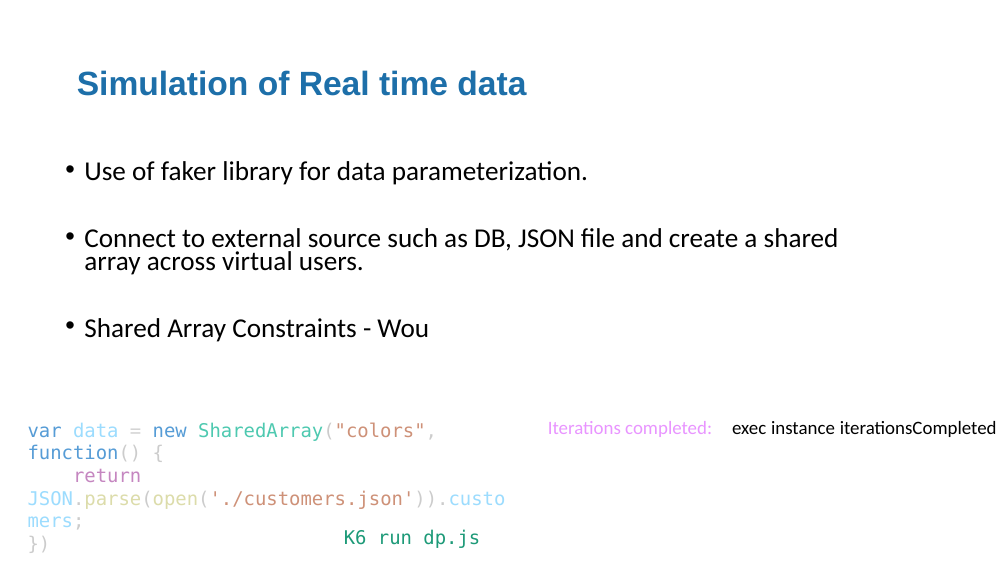
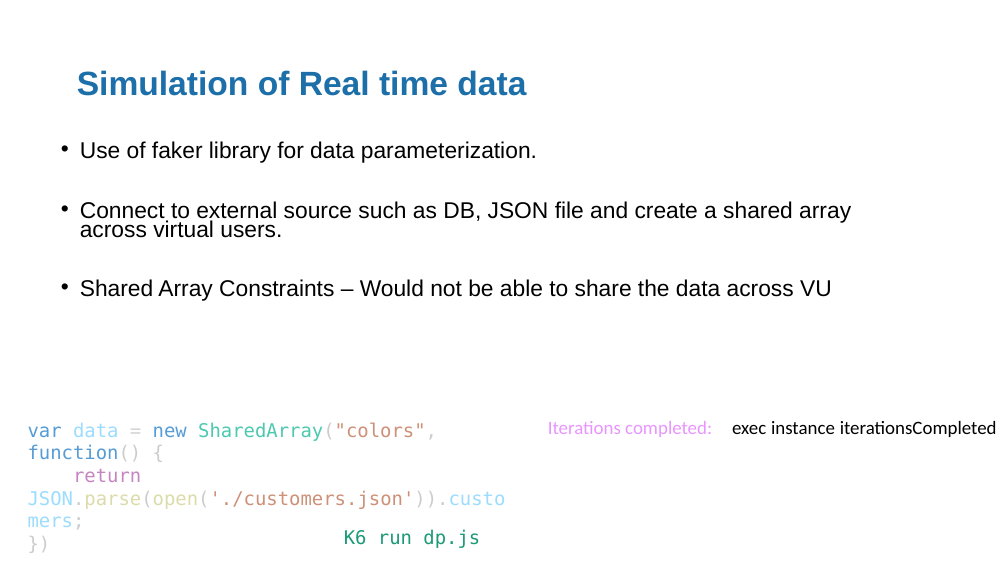
Before and after one commit to sreelakshminarayanan/k6-primer, a slide deck: slide 5 of K6 Performance Testing.pptx. Drawn at 1008x567 pixels with LibreOffice and Linux fonts; fonts in the diff are those of the drawing. Boxes give left, top, right and bottom in pixels: in the first picture for what was removed or moved away, otherwise in the second. Text is boxed around its words. In the diff, an @@ line names an element or a change of style, - is before the commit and + after.

```diff
--- a/K6 Performance Testing.pptx
+++ b/K6 Performance Testing.pptx
@@ text "Use of faker library for ...": place and size @@
-text "Use of faker library for ..." at (84,161,839,342)
+text "Use of faker library for ..." at (80,141,851,301)
@@ text at (80,141,851,238): size 25.9 to 21.7 pt, font Calibri to Arial in "Use of faker library for data parameterization.", "Connect to external source such as DB, ..." @@
@@ text at (80,279,832,301): text changed; size 25.9 to 21.7 pt; font Calibri to Arial @@
-• Shared Array Constraints - Wou
+• Shared Array Constraints – Would not be able to share the data across VU
```
Also in this commit, not shown: 1 other slide changed, 3 slides added, 1 slide removed, 2 other files.
